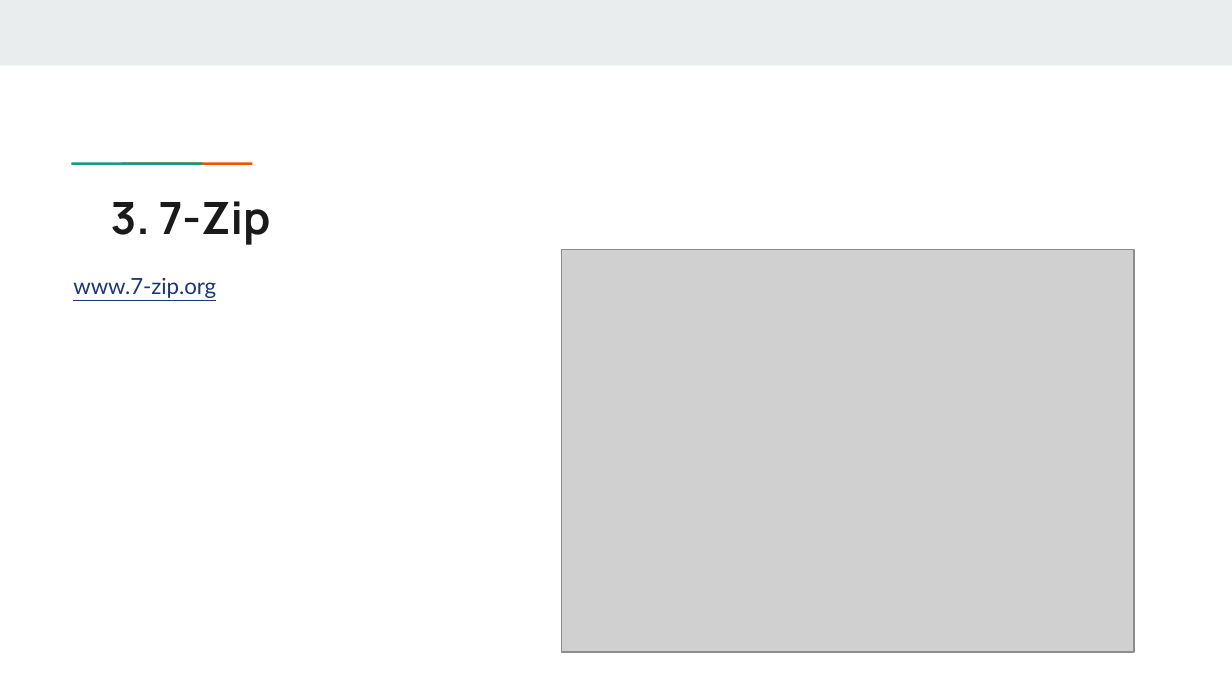
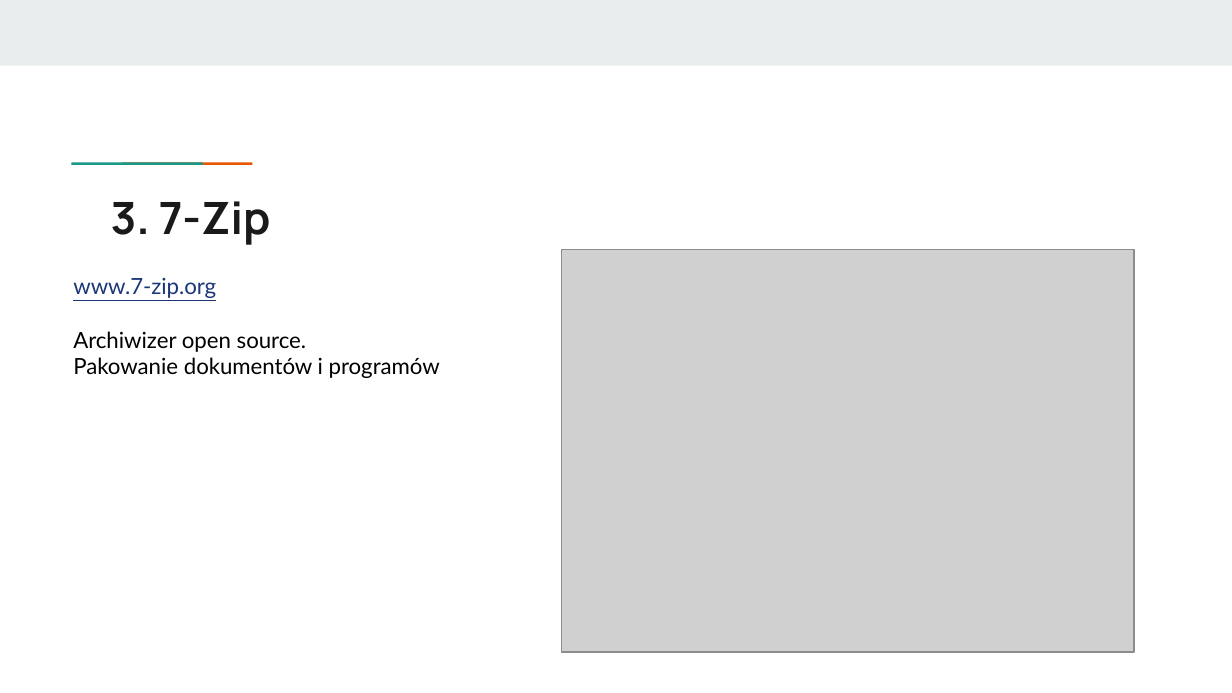
Before and after one commit to pawelmusiol/WDI, a slide deck: slide 5 of moduł 2/moduł 2.pptx. Drawn at 1232x693 pixels with LibreOffice and Linux fonts; fonts in the diff are those of the drawing; grey boxes stand for pictures. Boxes give left, top, right and bottom in pixels: in the first picture for what was removed or moved away, otherwise in the second. Text is boxed around its words. In the diff, an @@ line names an element or a change of style, - is before the commit and + after.

```diff
--- a/moduł 2/moduł 2.pptx
+++ b/moduł 2/moduł 2.pptx
@@ text at <box>73,331,440,378</box>: paragraphs added @@
+Archiwizer open source.
+Pakowanie dokumentów i programów
```
Also in this commit, not shown: 8 other slides changed, 1 other file.
